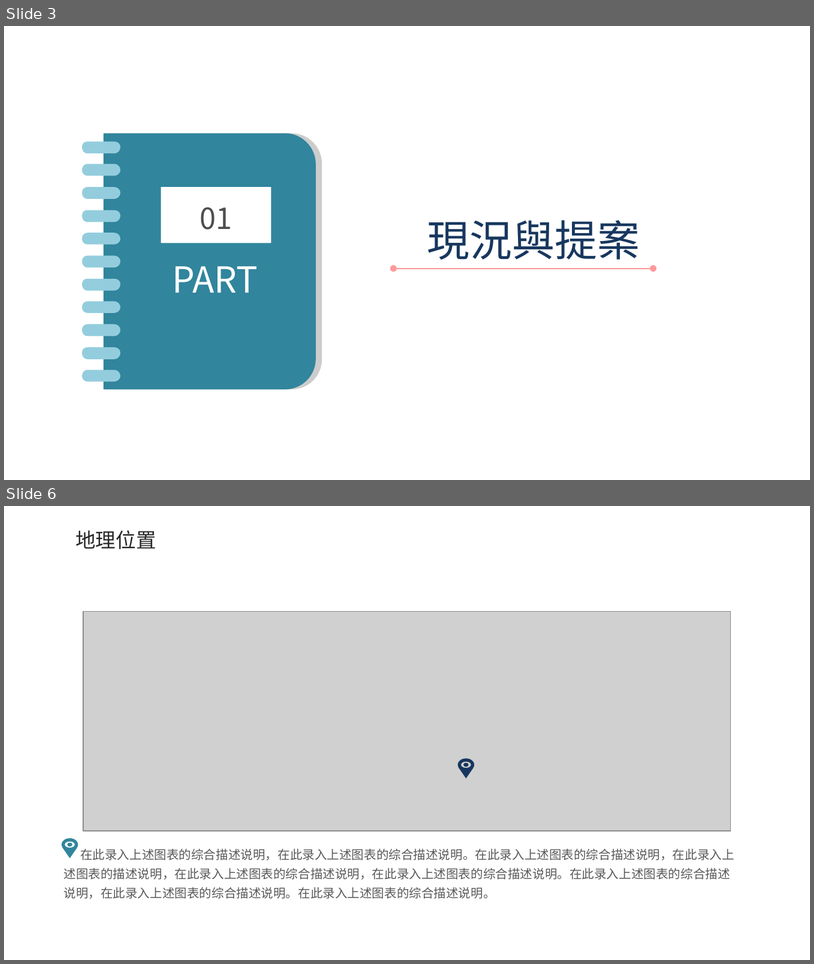
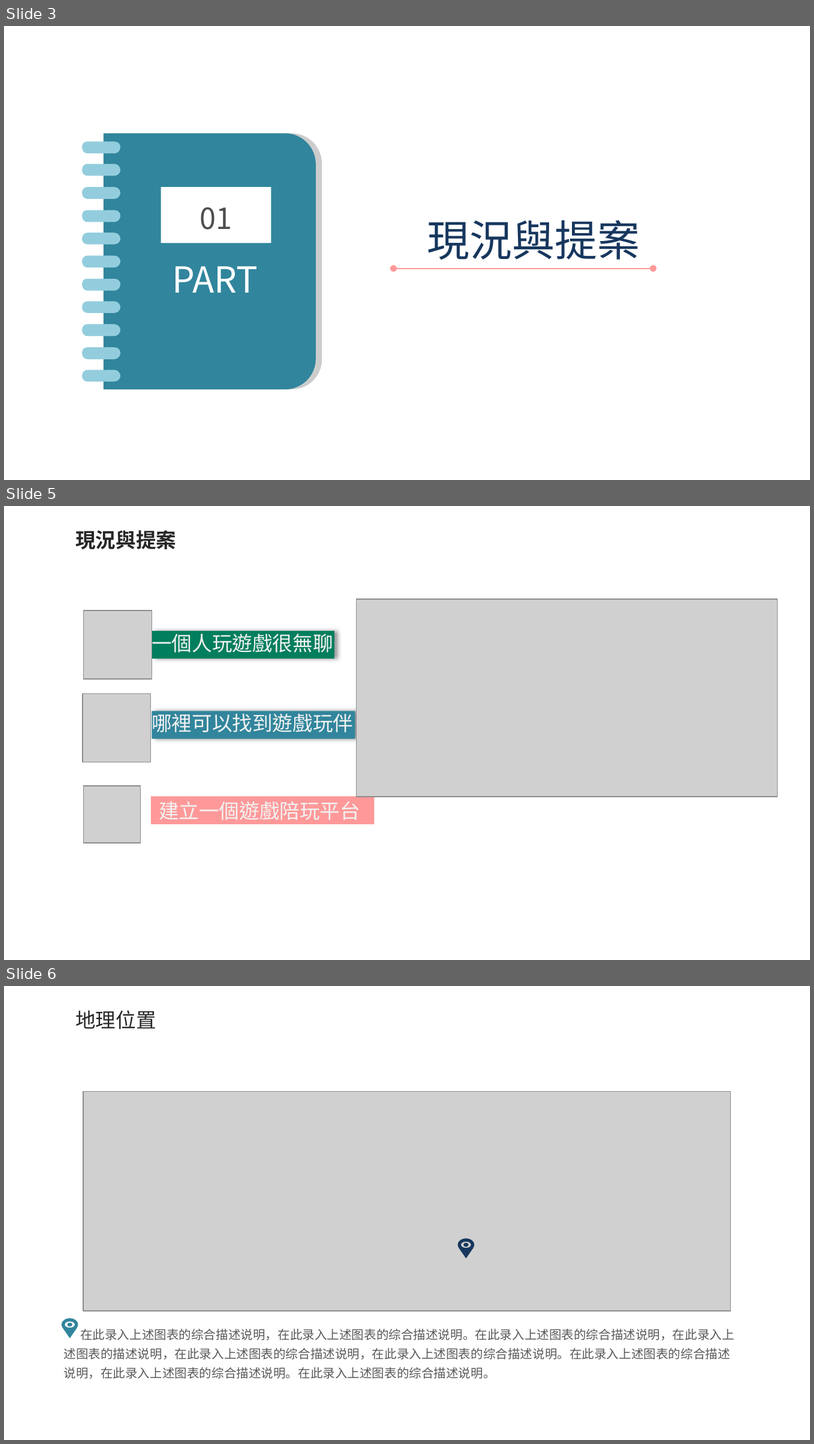
Before and after one commit to tippyshih/final, a slide deck: ppt模板.pptx. Shown one above the other, each under a label of ours: slides 3 and 6 before the commit, slides 3, 5 and 6 after it; the slides between them are not shown. The pictures are 814x964 and 814x1444 pixels, drawn with LibreOffice and Linux fonts; fonts in the diff are those of the drawing; grey boxes stand for pictures; background and template pictures are left out. Boxes give left, top, right and bottom in pixels: in the first picture for what was removed or moved away, otherwise in the second. Text is boxed around its words. In the diff, an @@ line names an element or a change of style, - is before the commit and + after.

```diff
--- a/ppt模板.pptx
+++ b/ppt模板.pptx
@@ slide 5 added at (x1=4, y1=506, x2=810, y2=960), background #FFFFFF @@
@@ text added at (x1=75, y1=530, x2=176, y2=549), 18 pt, text #262626, bold @@
+現況與提案
@@ picture added at (x1=84, y1=611, x2=152, y2=679) @@
@@ picture added at (x1=356, y1=599, x2=778, y2=796) @@
@@ rectangle added at (x1=152, y1=631, x2=335, y2=658), fill #007E5D, 18 pt, text #F2F2F2 @@
+一個人玩遊戲很無聊
@@ picture added at (x1=82, y1=694, x2=151, y2=762) @@
@@ rectangle added at (x1=152, y1=711, x2=355, y2=738), fill #31859C, 18 pt, text #F2F2F2 @@
+哪裡可以找到遊戲玩伴
@@ picture added at (x1=84, y1=786, x2=141, y2=843) @@
@@ rectangle added at (x1=151, y1=796, x2=374, y2=824), fill #FF9999, 18 pt, text #F2F2F2 @@
+建立一個遊戲陪玩平台
```
Also in this commit, not shown: 1 slide changed, 4 other slides added, 7 slides removed.
